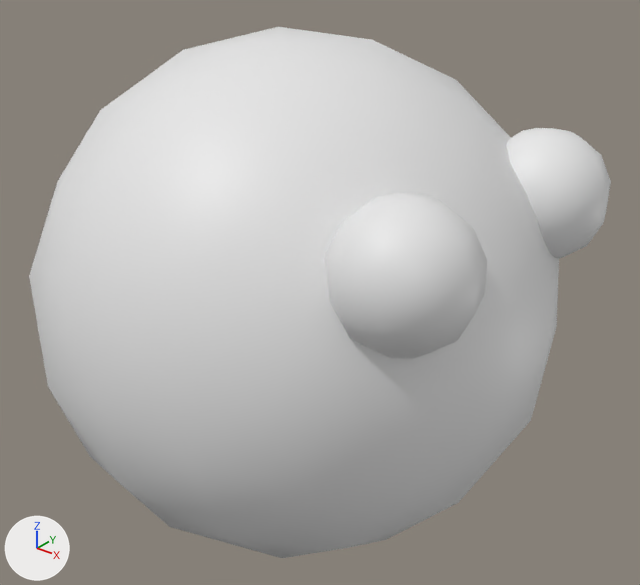
The FBX model AssetsSource/Bomberman.fbx: old version first, new version second.
Before and after are seen from a camera (50 mm lens) standing at (0.771, -0.911, 0.584) and looking at (0.027, 0.019, 0.007). The lights are fixed; the arrows at lower left show +X, +Y and +Z. Where no turn or scale is listed for an object, it has been applied to the vertices.

In view in the first picture: 'bomberman'.
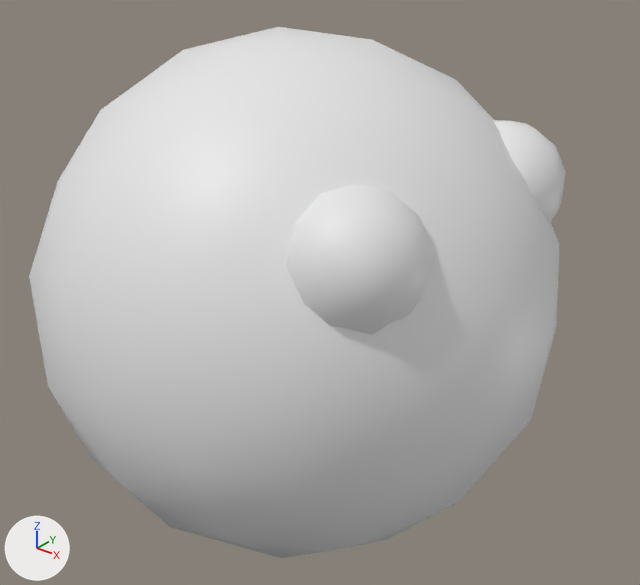
Edits to the bpy script that builds the scene:
```text
Change me_bomberman:
    where me_bomberman.from_pydata(...)  # 216 vertices, 320 faces; spans x -0.375..0.382, y -0.382..0.382, z -0.368..0.382
    used by ob_bomberman; location = (0.0, 0.0, 0.0)
    me_bomberman part 1: the loose piece of 62 vertices spanning x 0.205..0.382, y -0.252..-0.084, z 0.088..0.269 is moved by (-0.066, -0.003, -0.001)
    me_bomberman part 2: the loose piece of 62 vertices spanning x 0.205..0.382, y 0.084..0.252, z 0.088..0.269 is moved by (-0.066, 0.003, -0.001)
```

Where the change shows, as pixel boxes (x1, y1, x2, y2) in the pictures (640 x 585 px; the box of a moved part takes in the faces that stretch with it):
'bomberman', reshaped (8% narrower): before (29, 27, 611, 558); after (29, 27, 566, 558)
part 1 of me_bomberman, moved or reshaped: before (325, 193, 488, 359); after (286, 185, 434, 335)
part 2 of me_bomberman, moved or reshaped: before (507, 128, 611, 258); after (494, 120, 566, 222)
